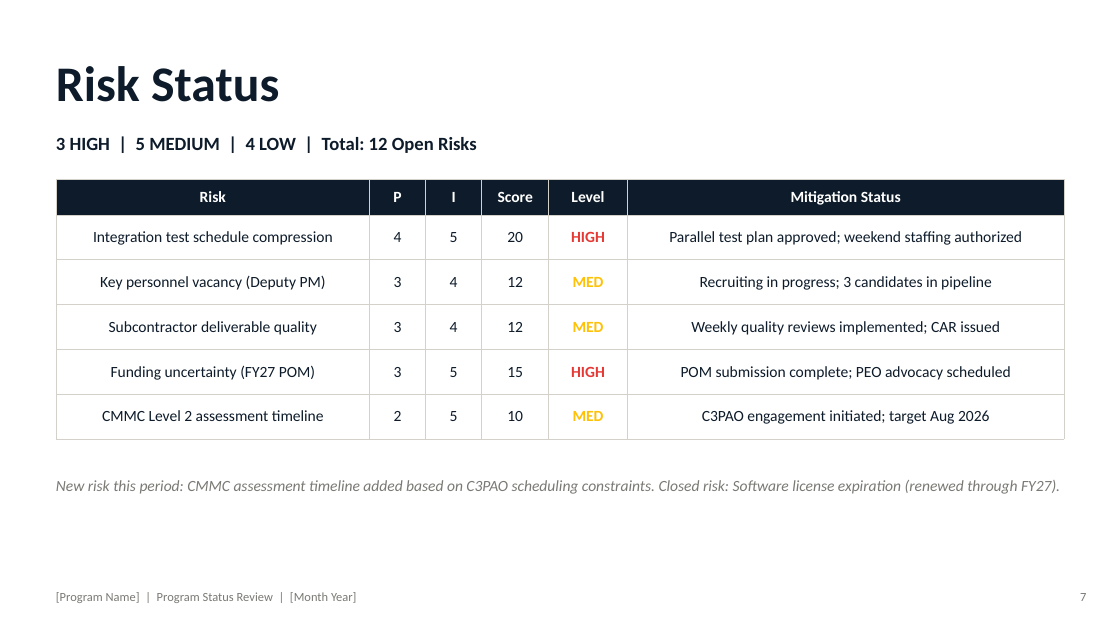
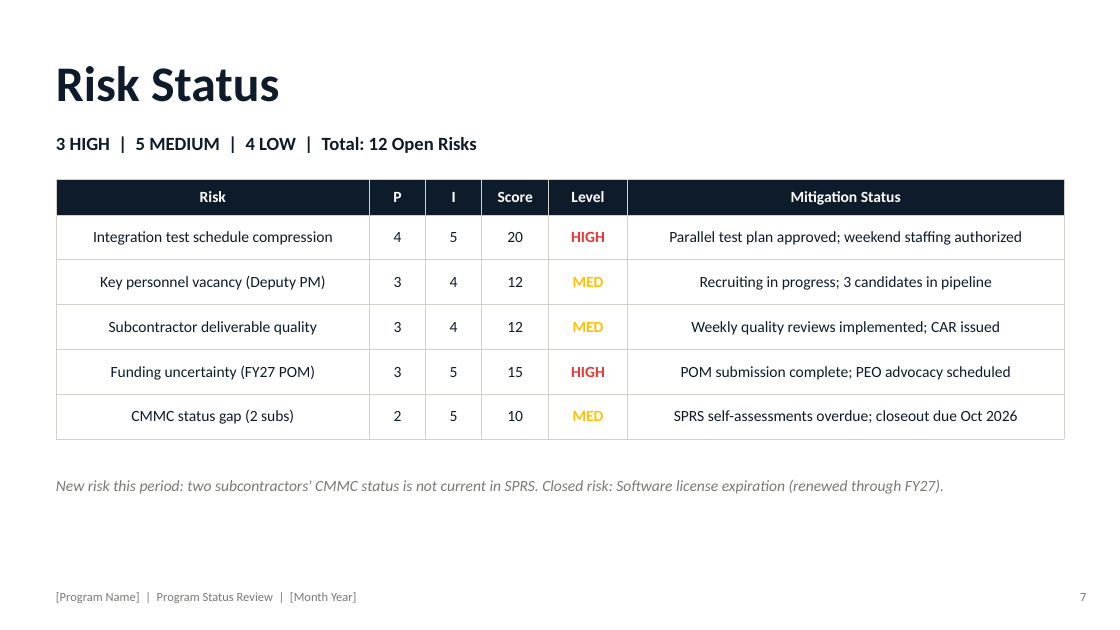
Before and after one commit to jumpmasterguy/acq-pro, a slide deck: slide 7 of client/public/products/pack1-pm-essentials/pm-briefing-deck.pptx. Drawn at 1120x630 pixels with LibreOffice and Linux fonts; fonts in the diff are those of the drawing. Boxes give left, top, right and bottom in pixels: in the first picture for what was removed or moved away, otherwise in the second. Text is boxed around its words. In the diff, an @@ line names an element or a change of style, - is before the commit and + after.

```diff
--- a/client/public/products/pack1-pm-essentials/pm-briefing-deck.pptx
+++ b/client/public/products/pack1-pm-essentials/pm-briefing-deck.pptx
@@ table at box(56, 179, 1064, 428) @@
-row 6, column 1: CMMC Level 2 assessment timeline
+row 6, column 1: CMMC status gap (2 subs)
-row 6, column 6: C3PAO engagement initiated; target Aug 2026
+row 6, column 6: SPRS self-assessments overdue; closeout due Oct 2026
@@ text at box(56, 480, 944, 494): text changed @@
-New risk this period: CMMC assessment timeline added based on C3PAO scheduling constraints. Closed risk: Software license expiration (renewed through FY27).
+New risk this period: two subcontractors' CMMC status is not current in SPRS. Closed risk: Software license expiration (renewed through FY27).
```
Also in this commit, not shown: 9 other files.
